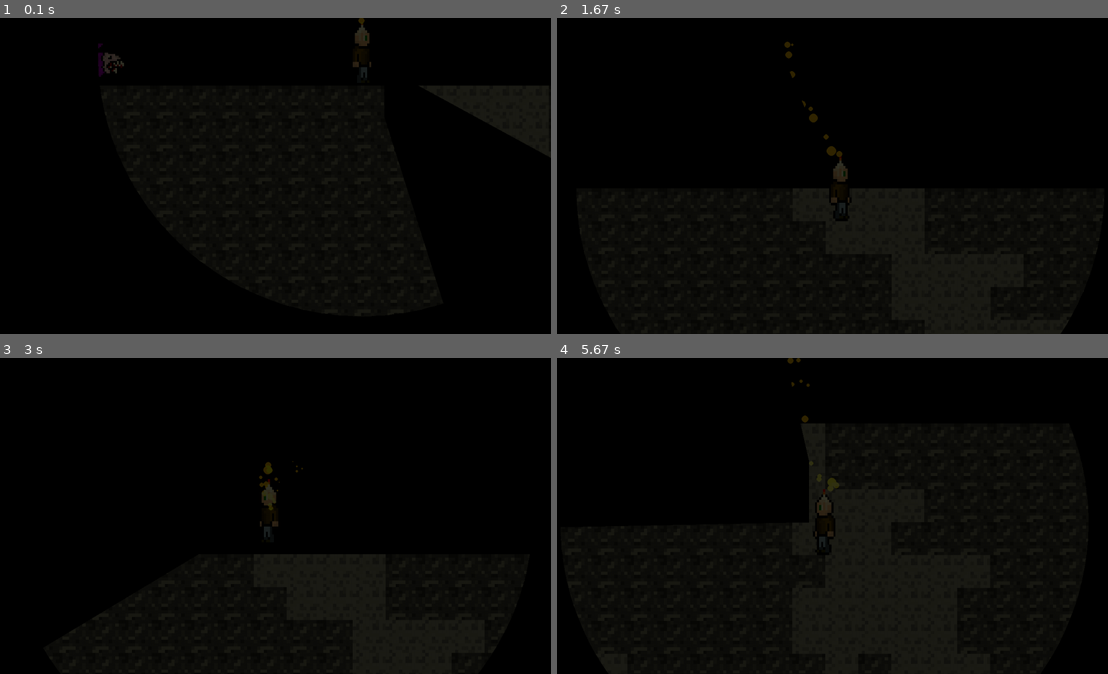
Above: before the commit, frames 1-4 (two rows, left to right).
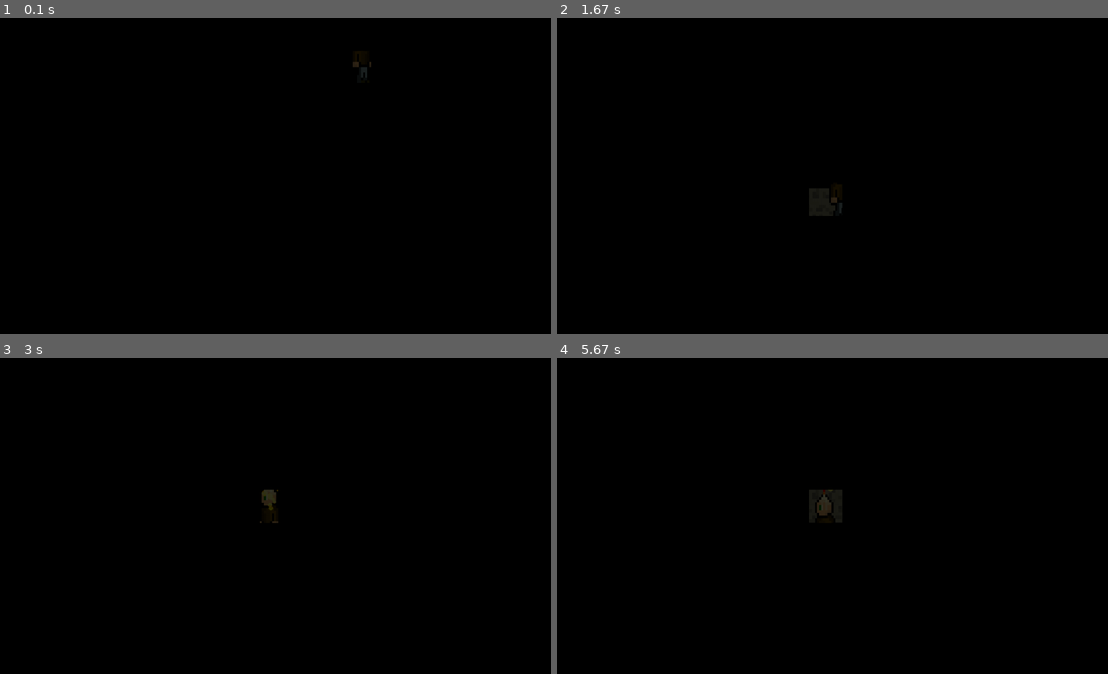
Above: after the commit, the same moments.

Repository: sps-trutnov-eps/projekt-2ep-utek_z_jeskyne
Game: pygame game, started from source/main.py
Two runs of this game, one before a commit and one after it. Both use one fixed random seed, a clock stepped at 60 frames per second and the inputs below.
Inputs:
- Up to frame 1 (0.1 s): no input
- Up to frame 2 (1.67 s): hold Right 0.33-0.8 s; hold Up 0.83-1.13 s; hold Right 1.17-1.63 s
- Up to frame 3 (3 s): hold Left 1.67-2.2 s; hold Left 2.23-2.63 s; hold Up from 2.67 s (still down)
- Up to frame 4 (5.67 s): release Up at 3.03 s; hold Right 3.07-3.7 s; hold Left 3.73-4.2 s; hold Right 4.23-4.7 s; hold Up 4.73-5.03 s; hold Right 5.07-5.53 s; hold Left from 5.57 s (still down)

The runs differ from the first frame. In frame 1, 2.0% of the frame differs, in the area x 17-100%, y 0-45%; in frame 2, 6.2%; in frame 3, 5.3%; in frame 4, 9.8%, in the area x 7-79%, y 0-100%.

Commit message:
um 😎
svetlo nefunguje, tak jak nefungovalo driv

Diff:
--- a/Nový textový dokument.txt
+++ /dev/null
@@ -1,29 +0,0 @@
-        # Particle effects for additional atmosphere
-        self.cooldown += 1
-        if self.cooldown > 3:
-            self.particles.append([
-                [head_x, head_y],  # Start particles from head position
-                [random.uniform(-0.5, 0.5), -1.8],
-                random.randint(2, 3)
-            ])
-            self.cooldown = 0
-
-        # Update existing particles
-        for particle in self.particles:
-            particle[0][0] += particle[1][0]
-            particle[0][1] += particle[1][1]
-            particle[1][1] += 0.004
-            particle[2] -= 0.03
-
-            if particle[2] > 0:
-                radius = int(particle[2] * 4)
-                light_surf = self.circleSurface(radius, (255, 193, 0))
-            else:
-                self.particles.remove(particle)
-
-
-    #def circleSurface(self, radius, color, player):
-     #   surf = pygame.Surface((radius * 2, radius * 2))
-      #  pygame.draw.circle(surf, color, (player.x, player.y), radius)
-       # surf.set_colorkey((0, 0, 0))
-        #return surf
--- a/source/game_engine.py
+++ b/source/game_engine.py
@@ -205,7 +205,6 @@
         if self.IsClimbing and not self.MuzesLezt:
             self.IsClimbing = False
 
-
 class LightingSystem:
     def __init__(self, screen_width, screen_height):
         self.screen_width = screen_width
@@ -215,18 +214,15 @@
         # Spatial partitioning
         self.grid_size = 75  # Size of grid cells
         self.wall_grid = {}
-
         # Ray caching
         self.ray_cache = {}
         self.last_light_pos = None
-
         # Lighting parameters
         self.ray_count = 360
-        self.max_light_distance = 600
+        self.max_light_distance = 300
         self.cache_timeout = 100  # Number of frames to keep cached rays
 
-    def create_wall_grid(self, walls: List[Tuple[Tuple[int, int], Tuple[int, int]]]):
-        """Create a spatial grid for efficient wall lookup"""
+    def create_wall_grid(self, walls):
         self.wall_grid.clear()
         for wall in walls:
             # Get grid cell coordinates for wall endpoints
@@ -247,17 +243,16 @@
         walls = []
         for y, row in enumerate(tile_map):
             for x, tile in enumerate(row):
-                if tile != '0':
+                if tile != '2':
                     # Create wall segments for the block
-                    walls.append(((x*tile_size, y*tile_size), ((x+1)*tile_size, y*tile_size)))  # Top wall
+                    walls.append(((x*tile_size, y*tile_size), ((x+1)*tile_size, y*tile_size)))          # Top wall
                     walls.append(((x*tile_size, (y+1)*tile_size), ((x+1)*tile_size, (y+1)*tile_size)))  # Bottom wall
-                    walls.append(((x*tile_size, y*tile_size), (x*tile_size, (y+1)*tile_size)))  # Left wall
+                    walls.append(((x*tile_size, y*tile_size), (x*tile_size, (y+1)*tile_size)))          # Left wall
                     walls.append((((x+1)*tile_size, y*tile_size), ((x+1)*tile_size, (y+1)*tile_size)))  # Right wall
 
         return walls
 
-    def get_nearby_walls(self, light_pos: Tuple[float, float]) -> List[Tuple[Tuple[int, int], Tuple[int, int]]]:
-        """Efficiently retrieve walls near the light source"""
+    def get_nearby_walls(self, light_pos):
         nearby_walls = set()
         grid_x = int(light_pos[0] // self.grid_size)
         grid_y = int(light_pos[1] // self.grid_size)
@@ -271,8 +266,7 @@
 
         return list(nearby_walls)
 
-    def calculate_intersection(self, start: Tuple[float, float], angle: float,
-                             wall: Tuple[Tuple[int, int], Tuple[int, int]]) -> Tuple[float, float]:
+    def calculate_intersection(self, start, angle, wall):
         x1, y1 = start
         x2 = x1 + math.cos(angle) * self.max_light_distance
         y2 = y1 + math.sin(angle) * self.max_light_distance
@@ -292,8 +286,7 @@
             return (px, py)
         return None
 
-    def cast_light(self, light_pos: Tuple[float, float], walls: List[Tuple[Tuple[int, int], Tuple[int, int]]]) -> None:
-        """Optimized light casting with spatial partitioning and ray caching"""
+    def cast_light(self, light_pos, walls):
         # Initialize or update wall grid if not done
         if not self.wall_grid:
             self.create_wall_grid(walls)
@@ -306,15 +299,11 @@
 
         light_vertices = []
 
-        # Increase ray count and light distance for broader coverage
-        ray_count = 360  # More rays for smoother light
-        max_light_distance = 600  # Increased light distance
-
-        for i in range(ray_count):
-            angle = (i / ray_count) * math.pi * 2
+        for i in range(self.ray_count):
+            angle = (i / self.ray_count) * math.pi * 2
 
             closest_point = None
-            closest_dist = max_light_distance
+            closest_dist = self.max_light_distance
 
             for wall in nearby_walls:
                 intersection = self.calculate_intersection(light_pos, angle, wall)
@@ -326,8 +315,8 @@
                         closest_point = intersection
 
             if not closest_point:
-                closest_point = (light_pos[0] + math.cos(angle) * max_light_distance,
-                                 light_pos[1] + math.sin(angle) * max_light_distance)
+                closest_point = (light_pos[0] + math.cos(angle) * self.max_light_distance,
+                                 light_pos[1] + math.sin(angle) * self.max_light_distance)
 
             light_vertices.append(closest_point)
 
@@ -346,8 +335,7 @@
             pygame.draw.polygon(light_cone, (255, 255, 200, 50), vertices)
             self.light_surface.blit(light_cone, (0, 0))
 
-    def apply_lighting(self, screen: pygame.Surface) -> None:
-        """Apply lighting to the screen"""
+    def apply_lighting(self, screen: pygame.Surface):
         screen.blit(self.light_surface, (0, 0), special_flags=pygame.BLEND_RGBA_MULT)
 
 class GameFinish:
@@ -366,10 +354,6 @@
             print("Game END, you escaped")
             return True
         return False
-
-
-if __name__ == "__main__":
-    main()
 
 class Candle:
     def __init__(self, x, y):
Not shown, changed: TODO.txt
